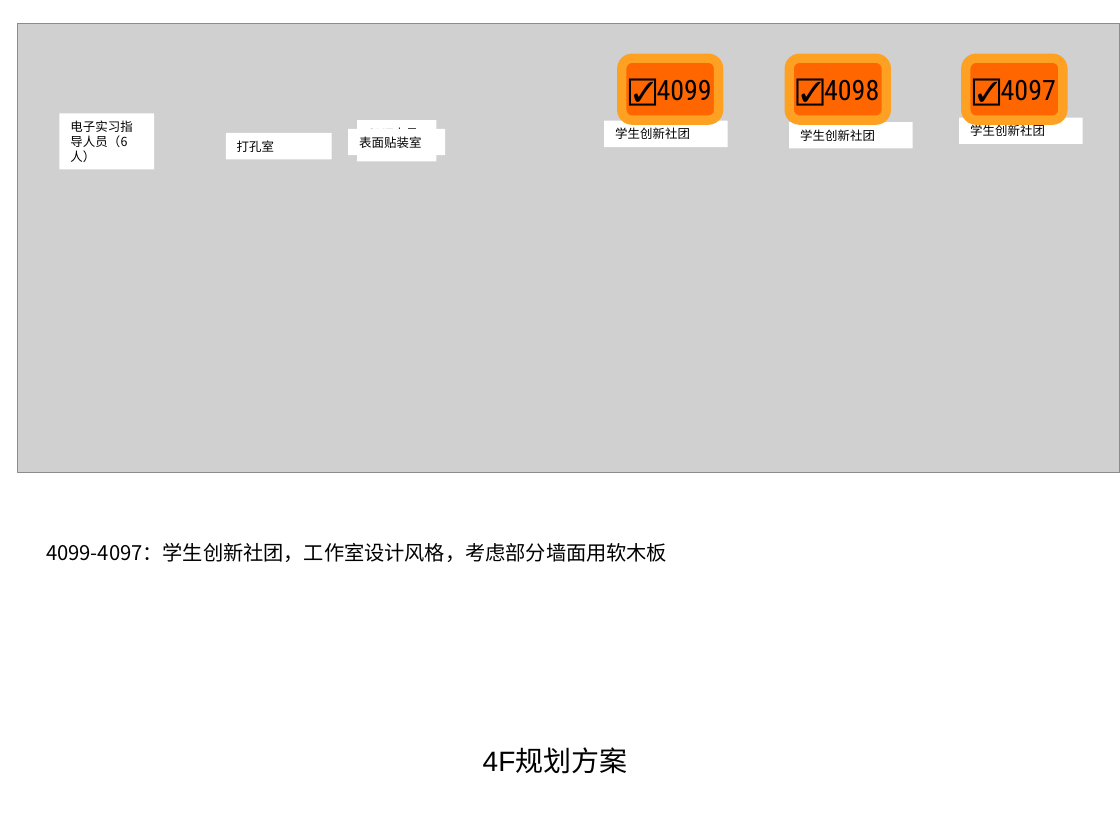
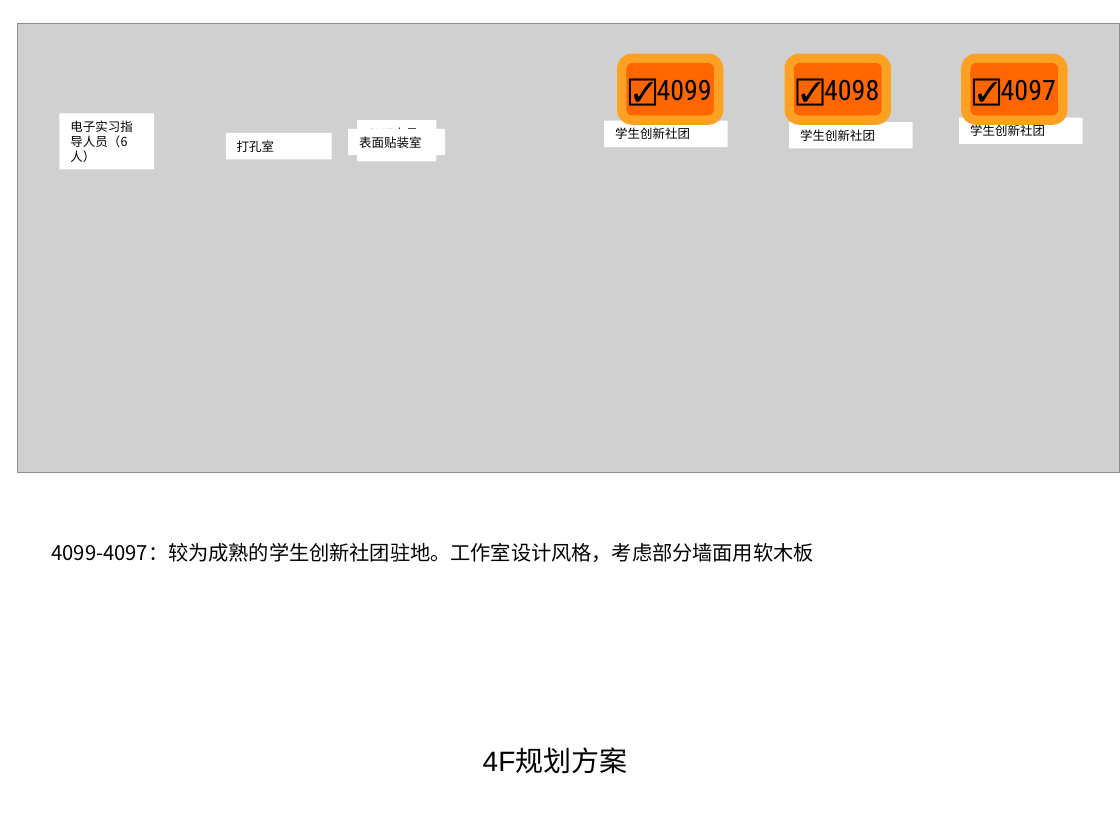
Before and after one commit to woodyme/i.center_my_workzone, a slide deck: slide 3 of 训练中心创客交叉融合空间建设/admin/新大楼规划建设/i.Center李兆基大楼创新部分规划方案 20150731.ppt. Drawn at 1120x840 pixels with LibreOffice and Linux fonts; fonts in the diff are those of the drawing; grey boxes stand for pictures. Boxes give left, top, right and bottom in pixels: in the first picture for what was removed or moved away, otherwise in the second. Text is boxed around its words. In the diff, an @@ line names an element or a change of style, - is before the commit and + after.

```diff
--- a/训练中心创客交叉融合空间建设/admin/新大楼规划建设/i.Center李兆基大楼创新部分规划方案 20150731.ppt
+++ b/训练中心创客交叉融合空间建设/admin/新大楼规划建设/i.Center李兆基大楼创新部分规划方案 20150731.ppt
@@ text at box(52, 543, 814, 562): text changed @@
-4099-4097：学生创新社团，工作室设计风格，考虑部分墙面用软木板
+4099-4097：较为成熟的学生创新社团驻地。工作室设计风格，考虑部分墙面用软木板
```
Also in this commit, not shown: 3 other slides changed, 5 other files.
